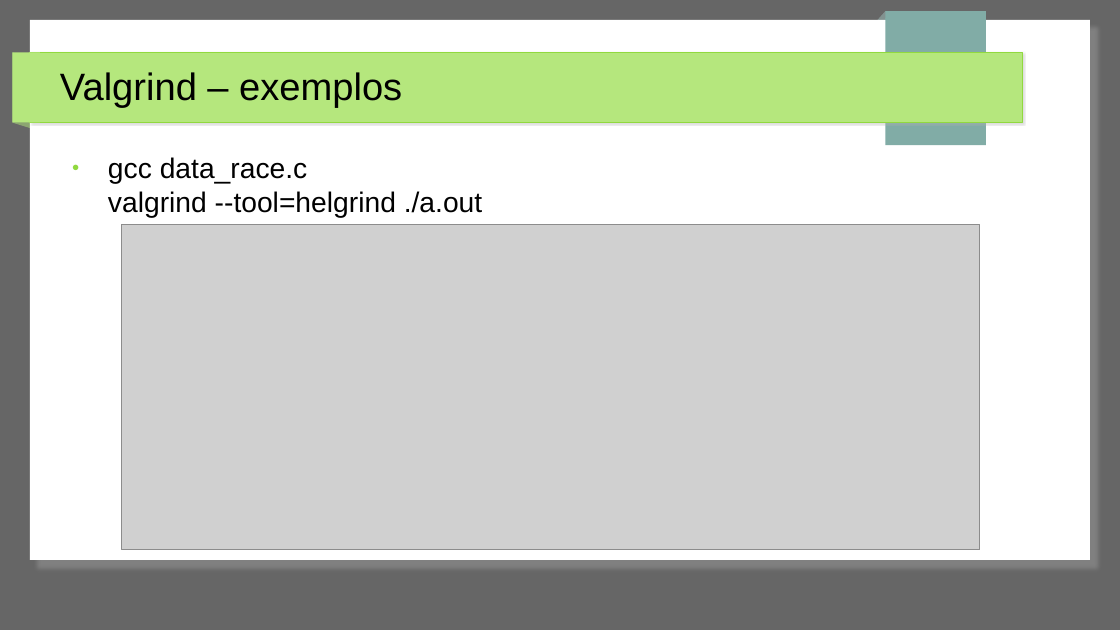
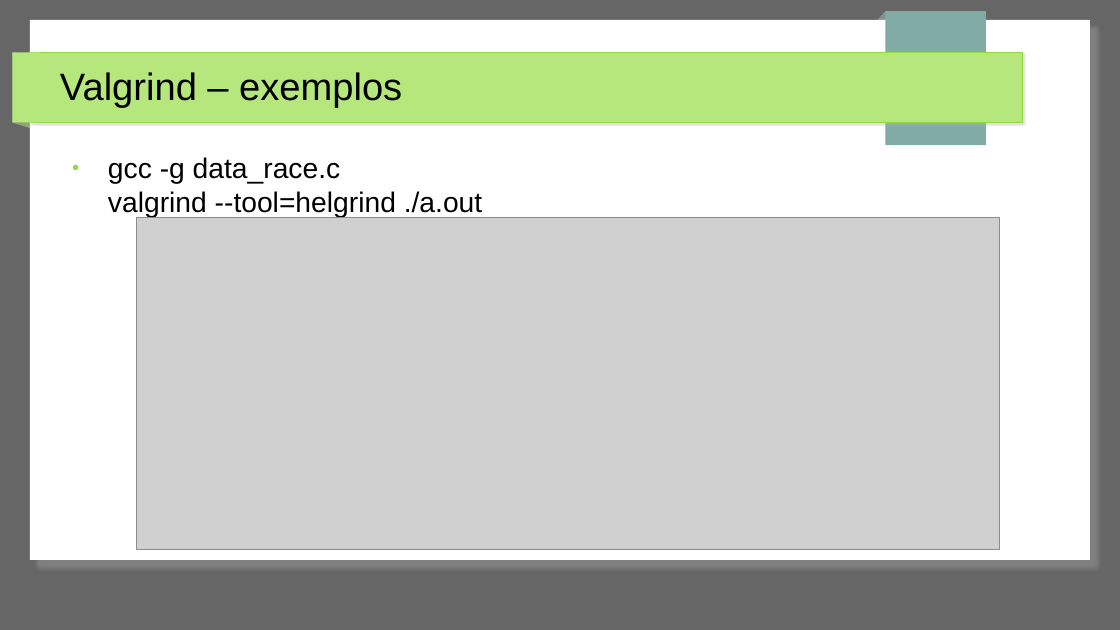
Before and after one commit to jpantonow/SB-T1-ANALISADORES, a slide deck: slide 33 of Slides.odp. Drawn at 1120x630 pixels with LibreOffice and Linux fonts; fonts in the diff are those of the drawing; grey boxes stand for pictures. Boxes give left, top, right and bottom in pixels: in the first picture for what was removed or moved away, otherwise in the second. Text is boxed around its words. In the diff, an @@ line names an element or a change of style, - is before the commit and + after.

```diff
--- a/Slides.odp
+++ b/Slides.odp
@@ text at (108, 157, 482, 218): text changed @@
-● gcc data_race.c
-  valgrind --tool=helgrind ./a.out
+● gcc -g data_race.c
+  valgrind --tool=helgrind ./a.out
@@ picture: place and size @@
-picture at (122, 225, 981, 550)
+picture at (136, 217, 1000, 550)
```
Also in this commit, not shown: 7 other slides changed.
